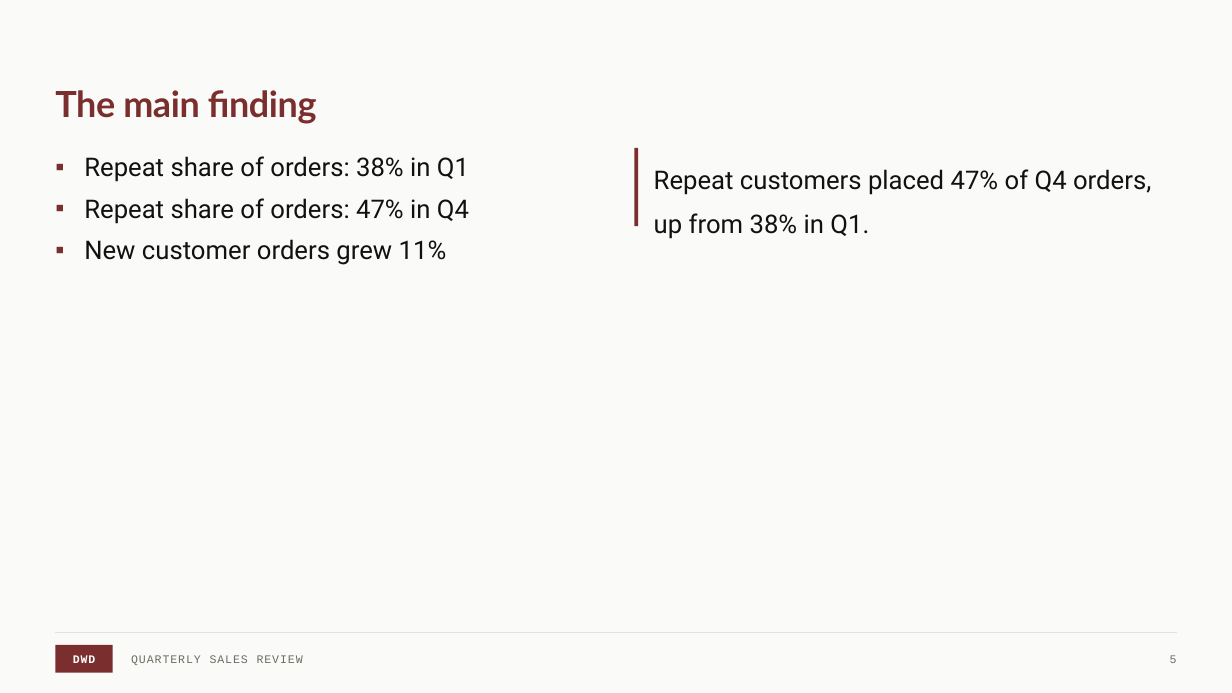
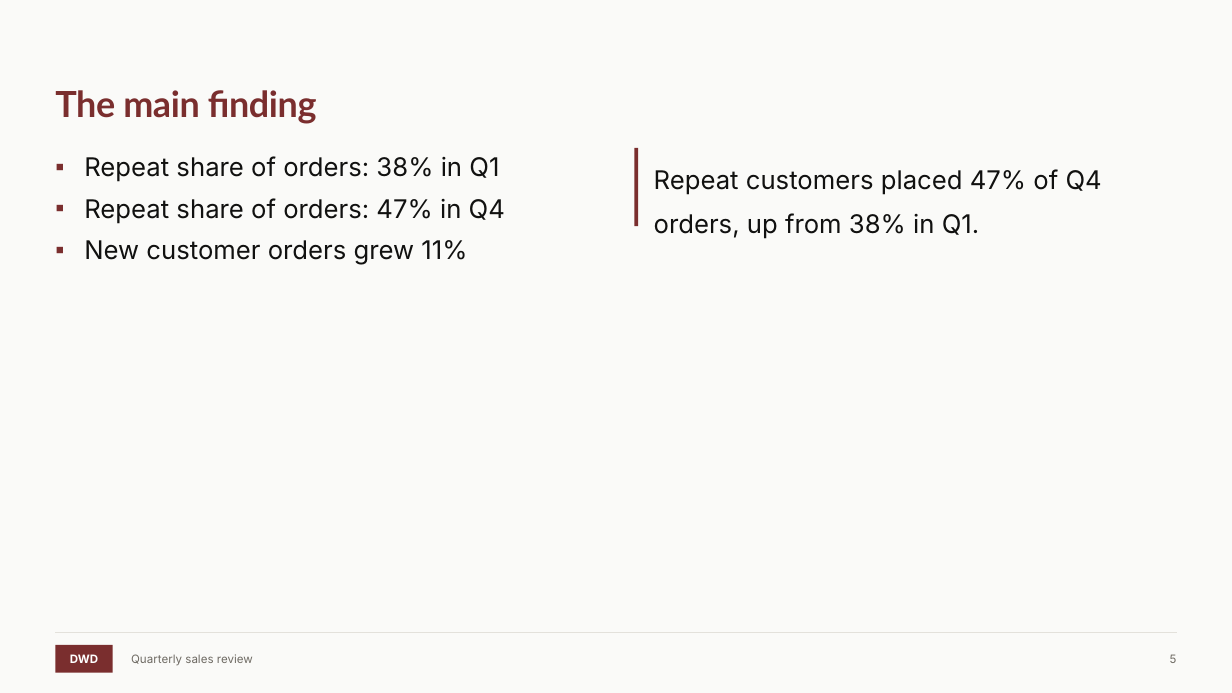
Before and after one commit to dillon-shearer/dwd-document-skill, a slide deck: slide 5 of assets/dwd-sample.pptx. Drawn at 1232x693 pixels with LibreOffice and Linux fonts; fonts in the diff are those of the drawing. Boxes give left, top, right and bottom in pixels: in the first picture for what was removed or moved away, otherwise in the second. Text is boxed around its words. In the diff, an @@ line names an element or a change of style, - is before the commit and + after.

```diff
--- a/assets/dwd-sample.pptx
+++ b/assets/dwd-sample.pptx
@@ text "Repeat share of orders: 38% ..." at [84, 156, 505, 265]: font Roboto to Inter @@
@@ text "Repeat customers placed 47% of ..." at [654, 169, 1102, 239]: font Roboto to Inter @@
@@ rectangle "DWD" at [55, 645, 113, 673]: font Courier New to Inter, letter spacing 0.7 to 0 pt @@
@@ text at [131, 654, 253, 665]: text changed; font Courier New to Inter @@
-QUARTERLY SALES REVIEW
+Quarterly sales review
```
Also in this commit, not shown: 9 other slides changed, 23 other files.
